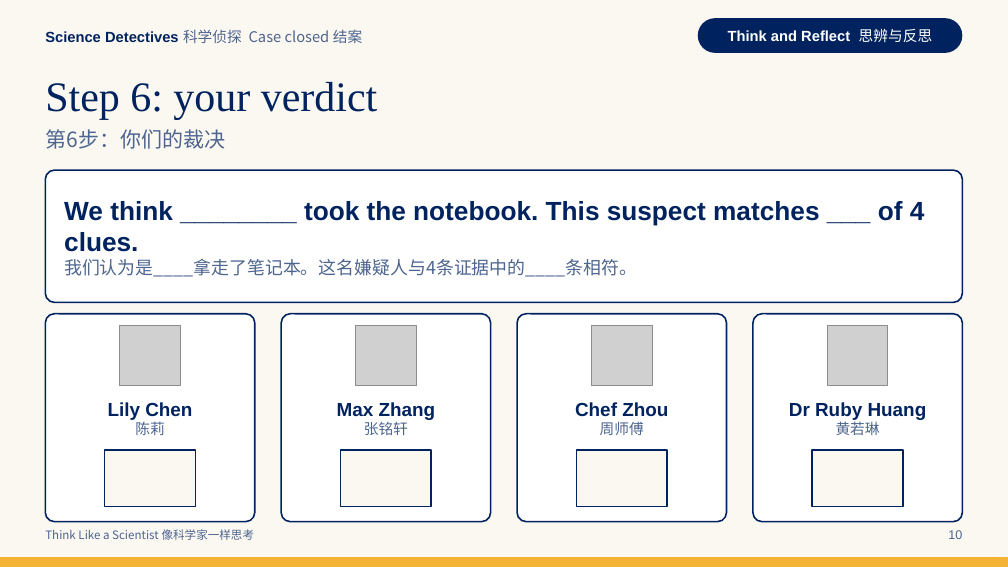
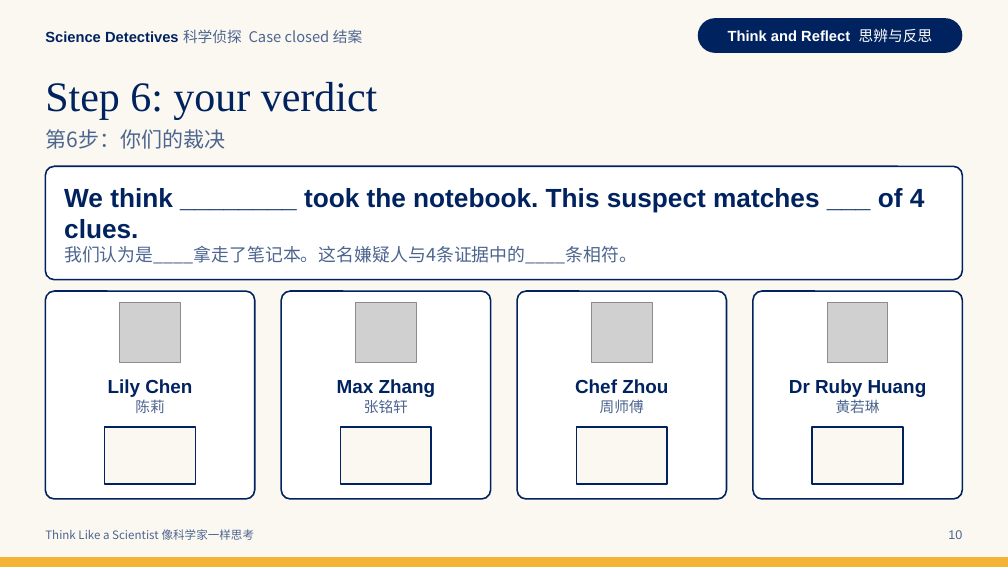
Before and after one commit to QballQ/lessons, a slide deck: slide 10 of Y8_Science_Detectives/Wrap_up/Y8_Wrap_up_Case_closed_Slides.pptx. Drawn at 1008x567 pixels with LibreOffice and Linux fonts; fonts in the diff are those of the drawing; grey boxes stand for pictures. Boxes give left, top, right and bottom in pixels: in the first picture for what was removed or moved away, otherwise in the second. Text is boxed around its words. In the diff, an @@ line names an element or a change of style, - is before the commit and + after.

```diff
--- a/Y8_Science_Detectives/Wrap_up/Y8_Wrap_up_Case_closed_Slides.pptx
+++ b/Y8_Science_Detectives/Wrap_up/Y8_Wrap_up_Case_closed_Slides.pptx
@@ rounded rectangle: place and size @@
-rounded rectangle at [45,170,963,302]
+rounded rectangle at [45,166,963,280]
@@ rounded rectangle at [45,166,963,280]: proportions changed @@
@@ text "We think ________ took the ...": place and size @@
-text "We think ________ took the ..." at [64,201,925,277]
+text "We think ________ took the ..." at [64,188,925,264]
@@ 4 texts: place and size @@
-4 texts at [108,402,927,435]
+4 texts at [108,379,927,413]
@@ 4 pictures, 4 rounded rectangles, 4 rectangles: place and size @@
-4 pictures, 4 rounded rectangles, 4 rectangles at [45,314,963,522]
+4 pictures, 4 rounded rectangles, 4 rectangles at [45,291,963,499]
```
Also in this commit, not shown: 2 other slides changed, 1 other file.
